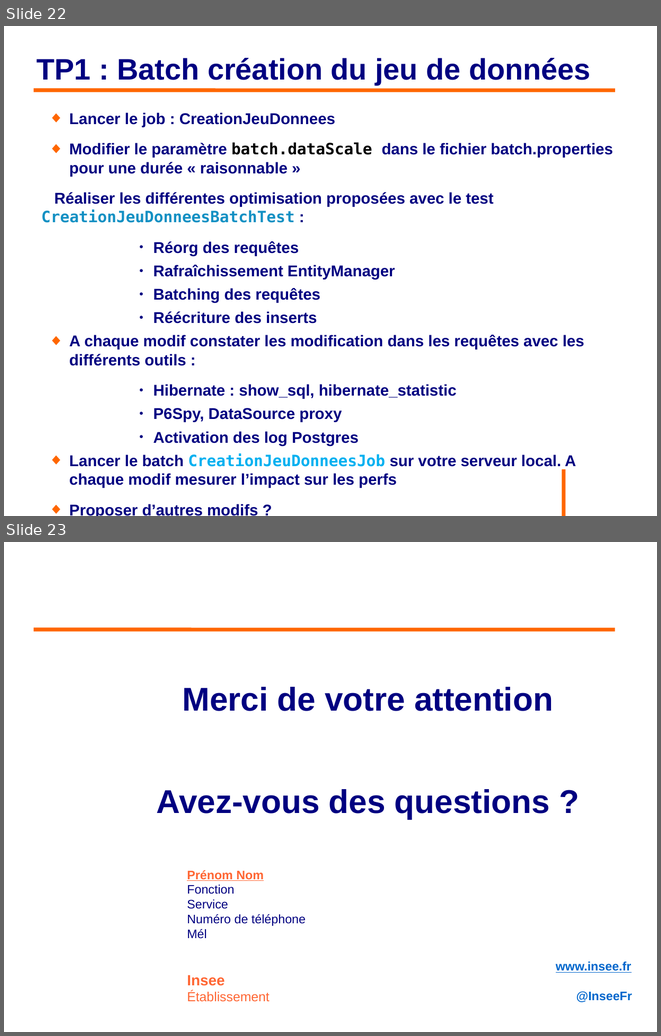
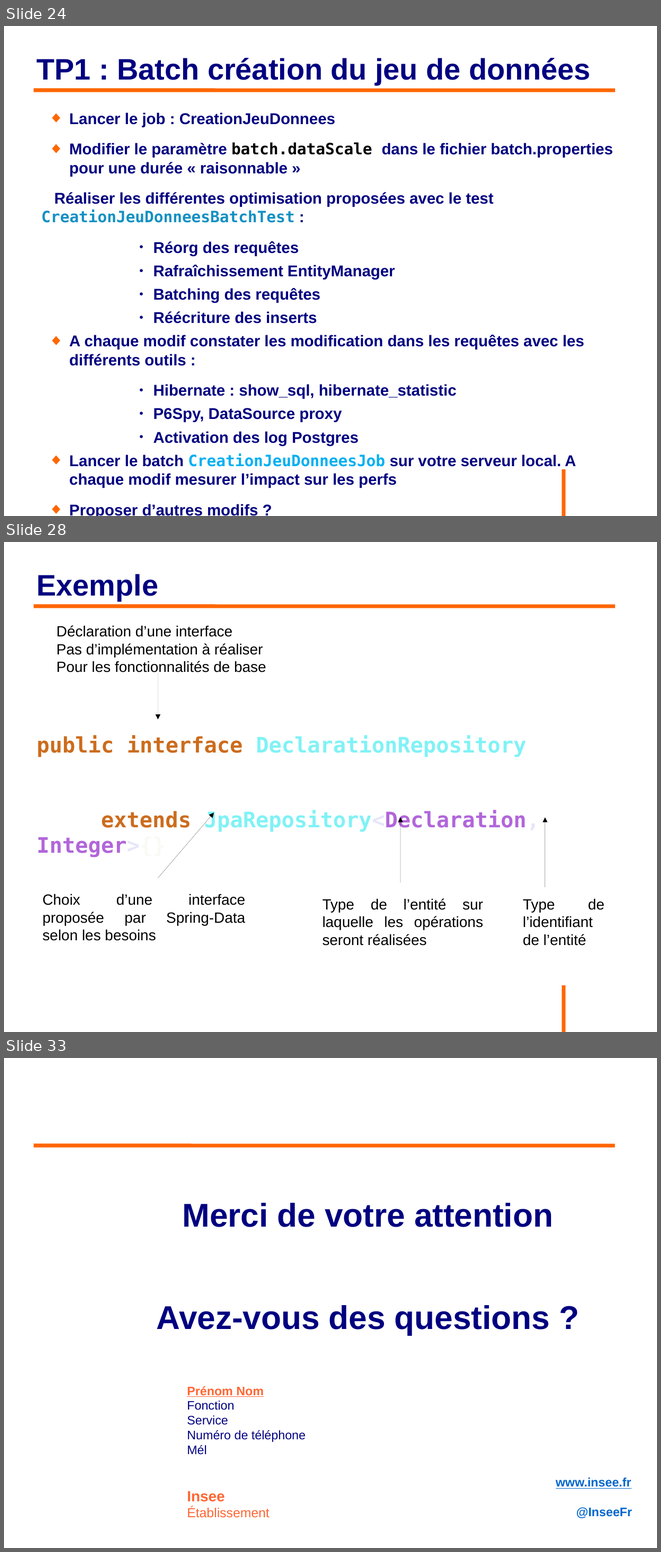
Before and after one commit to philphils/formation-hibernate-avancee, a slide deck: Documentation/diapo_formation_hibernate_avancee.odp. Shown one above the other, each under a label of ours: slides 22 and 23 before the commit, slides 24, 28 and 33 after it; the slides between them are not shown. The pictures are 661x1036 and 661x1552 pixels, drawn with LibreOffice and Linux fonts; fonts in the diff are those of the drawing; background and template pictures are left out. Boxes give left, top, right and bottom in pixels: in the first picture for what was removed or moved away, otherwise in the second. Text is boxed around its words. In the diff, an @@ line names an element or a change of style, - is before the commit and + after.

Commit message:
Diapo jusqu'à Spring-Data @Query

```diff
--- a/Documentation/diapo_formation_hibernate_avancee.odp
+++ b/Documentation/diapo_formation_hibernate_avancee.odp
@@ slide 28 added at box(4, 542, 657, 1032), background #FFFFFF; not listed: 1 template element that a slide beside it also shows @@
@@ title added at box(37, 574, 159, 601), 36 pt, text #000080, bold @@
+Exemple
@@ line added from (34, 606) to (616, 606), #FF6600 4.54 pt @@
@@ text added at box(56, 625, 266, 672), 18 pt, text #000000 @@
+Déclaration d’une interface
+Pas d’implémentation à réaliser
+Pour les fonctionnalités de base
@@ arrow added from (158, 672) to (158, 719), #000000 0 pt @@
@@ text added at box(37, 735, 540, 857), 26 pt, text #80F2F6, bold @@
+public interface DeclarationRepository
+extends JpaRepository<Declaration, Integer>{}
@@ arrow added from (158, 878) to (214, 813), #000000 0 pt @@
@@ arrow added from (400, 883) to (400, 818), #000000 0 pt @@
@@ arrow added from (545, 888) to (545, 818), #000000 0 pt @@
@@ text added at box(43, 893, 245, 941), 18 pt, text #000000 @@
+Choix d’une interface proposée par Spring-Data selon les besoins
@@ text added at box(323, 898, 483, 945), 18 pt, text #000000 @@
+Type de l’entité sur laquelle les opérations seront réalisées
@@ text added at box(523, 898, 604, 945), 18 pt, text #000000 @@
+Type de l’identifiant de l’entité
@@ what was slide 22 is now slide 24 @@
@@ what was slide 23 is now slide 33 @@
```
Also in this commit, not shown: 9 other slides added.
